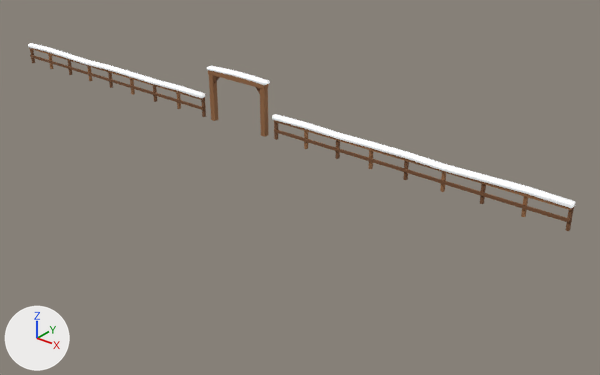
The glTF model public/models/snow-fence.glb: old version first, new version second.
The view is the same before and after, from a camera (50 mm lens) standing at (54.5, -58.2, 31.6) and looking at (6.2, 2.2, -5.8). Every picture has the same lights, and +X, +Y and +Z are marked at lower left. The older version comes first. Vertices at exactly the same position are counted once.

Objects in the first picture: 'snow-fence'.
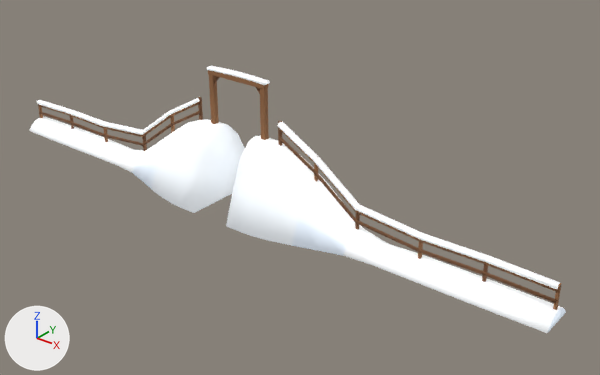
Where the change shows, as pixel boxes [x1, y1, x2, y2] in the pictures (600 x 375 px):
'snow-fence', reshaped (42% taller)
    before: [28, 43, 575, 231]
    after: [29, 65, 566, 333]
part 1 of me_snow_fence, added
    after: [198, 97, 203, 120]
part 2 of me_snow_fence, added
    after: [142, 135, 147, 151]
part 3 of me_snow_fence, added
    after: [278, 121, 282, 146]
part 4 of me_snow_fence, added
    after: [355, 213, 360, 230]
part 5 of me_snow_fence, added
    after: [482, 264, 488, 282]
part 6 of me_snow_fence, added
    after: [170, 116, 175, 133]
part 7 of me_snow_fence, added
    after: [314, 164, 318, 182]
part 8 of me_snow_fence, added
    after: [418, 241, 423, 259]
part 9 of me_snow_fence, added
    after: [553, 283, 561, 310]
part 10 of me_snow_fence, added
    after: [29, 117, 245, 213]
part 11 of me_snow_fence, added
    after: [226, 135, 566, 333]
part 12 of me_snow_fence, added
    after: [37, 98, 199, 135]
part 13 of me_snow_fence, added
    after: [277, 121, 560, 289]
part 14 of me_snow_fence, added
    after: [39, 111, 200, 146]
part 15 of me_snow_fence, added
    after: [278, 136, 556, 303]
part 16 of me_snow_fence, added
    after: [38, 102, 200, 137]
part 17 of me_snow_fence, added
    after: [278, 127, 558, 292]
part 18 of me_snow_fence, deleted
    before: [28, 43, 575, 231]
part 19 of me_snow_fence, cut back
    before: [29, 47, 572, 223]
    after: [209, 74, 269, 140]

The change in detail:
Material 'Flat #EEF3F8' (mat_flat__eef3f8) is new.
Its base color is (0.855, 0.896, 0.939) (white #eef3f8).
Its roughness is 0.85.
Its emission color is (0.342, 0.359, 0.375) (grey #9ea2a5).
Its emission strength is 1.0.
Material 'Flat #DCE6F2' (mat_flat__dce6f2) is new.
Its base color is (0.716, 0.791, 0.888) (pale blue #dce6f2).
Its roughness is 0.85.
Its emission color is (0.301, 0.332, 0.373) (grey #959ca4).
Its emission strength is 1.0.
me_snow_fence is used by ob_snow_fence; location (0.0, 0.0, 0.0).
me_snow_fence had 332 vertices, 536 faces and spanned x -35.2..35.2, y -0.4..0.4, z 0.0..5.8.
me_snow_fence now has 522 vertices, 932 faces and spans x -35.3..35.3, y -4.9..4.9, z -8.6..5.8.
me_snow_fence part 1: a new loose piece, a box spanning x -5.64..-5.36, y -0.14..0.14, z -0.71..1.99, in mat_flat__7a5234 (brown #7a5234).
me_snow_fence part 2: a new loose piece, a box spanning x -15.14..-14.86, y -0.14..0.14, z -6.92..-4.22, in mat_flat__7a5234 (brown #7a5234).
me_snow_fence part 3: a new loose piece, a box spanning x 5.36..5.64, y -0.14..0.14, z -0.71..1.99, in mat_flat__7a5234 (brown #7a5234).
me_snow_fence part 4: a new loose piece, a box spanning x 14.86..15.14, y -0.14..0.14, z -6.92..-4.22, in mat_flat__7a5234 (brown #7a5234).
me_snow_fence part 5: a new loose piece, a box spanning x 28.36..28.64, y -0.14..0.14, z -7.49..-4.79, in mat_flat__7a5234 (brown #7a5234).
me_snow_fence part 6: a new loose piece, a box spanning x -10.14..-9.86, y -0.14..0.14, z -3.21..-0.51, in mat_flat__9a6b45 (brown #9a6b45).
me_snow_fence part 7: a new loose piece, a box spanning x 9.86..10.14, y -0.14..0.14, z -3.21..-0.51, in mat_flat__9a6b45 (brown #9a6b45).
me_snow_fence part 8: a new loose piece, a box spanning x 21.86..22.14, y -0.14..0.14, z -7.56..-4.86, in mat_flat__9a6b45 (brown #9a6b45).
me_snow_fence part 9: a new loose piece, a box spanning x 34.86..35.14, y -0.14..0.14, z -7.67..-4.97, in mat_flat__9a6b45 (brown #9a6b45).
me_snow_fence part 10: a new loose piece of 99 vertices spanning x -35.3..-2.3, y -4.9..4.9, z -8.6..-0.3.
me_snow_fence part 11: a new loose piece of 99 vertices spanning x 2.3..35.3, y -4.9..4.9, z -8.6..-0.3.
me_snow_fence part 12: a new loose piece of 24 vertices spanning x -35.0..-5.4, y -0.4..0.2, z -5.3..2.0, in mat_flat__fbfdff (white #fbfdff, glowing grey #a3a4a6).
me_snow_fence part 13: a new loose piece of 24 vertices spanning x 5.4..35.0, y -0.4..0.2, z -5.3..2.0, in mat_flat__fbfdff (white #fbfdff, glowing grey #a3a4a6).
me_snow_fence part 14: a new loose piece of 24 vertices spanning x -35.0..-5.4, y -0.2..-0.1, z -6.7..0.5, in mat_flat__7a5234 (brown #7a5234).
me_snow_fence part 15: a new loose piece of 24 vertices spanning x 5.4..35.0, y -0.2..-0.1, z -6.7..0.5, in mat_flat__7a5234 (brown #7a5234).
me_snow_fence part 16: a new loose piece of 24 vertices spanning x -35.0..-5.4, y -0.2..-0.1, z -5.6..1.6, in mat_flat__9a6b45 (brown #9a6b45).
me_snow_fence part 17: a new loose piece of 24 vertices spanning x 5.4..35.0, y -0.2..-0.1, z -5.6..1.6, in mat_flat__9a6b45 (brown #9a6b45).
me_snow_fence part 18: 20 loose pieces with 216 vertices, spanning x -35.2..35.2, y -0.4..0.2, z 0.0..2.6, are deleted.
me_snow_fence part 19: 40 vertices removed from x -35.1..35.1, y -0.3..0.3, z 0.0..2.2; 8 vertices added at x -3.7..3.7, y -0.3..0.3, z -0.6.
Other edits to the shape of me_snow_fence do not show in these pictures.
me_snow_fence gains material mat_flat__eef3f8 (white #eef3f8, glowing grey #9ea2a5).
me_snow_fence gains material mat_flat__dce6f2 (pale blue #dce6f2, glowing grey #959ca4).
